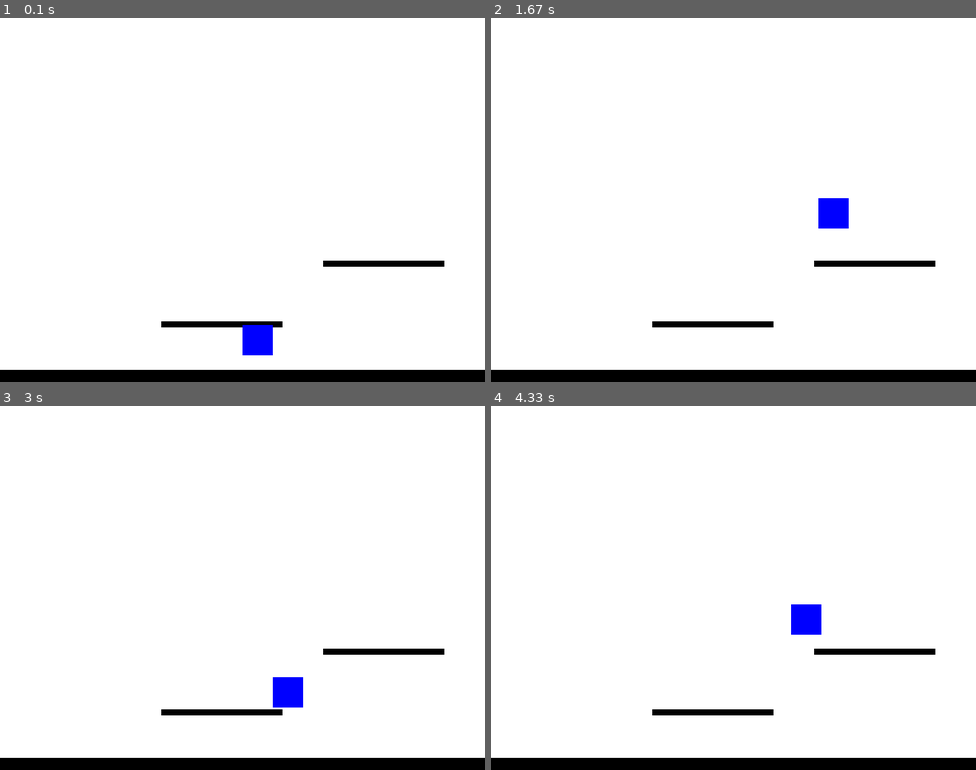
Above: before the commit, frames 1-4 (two rows, left to right).
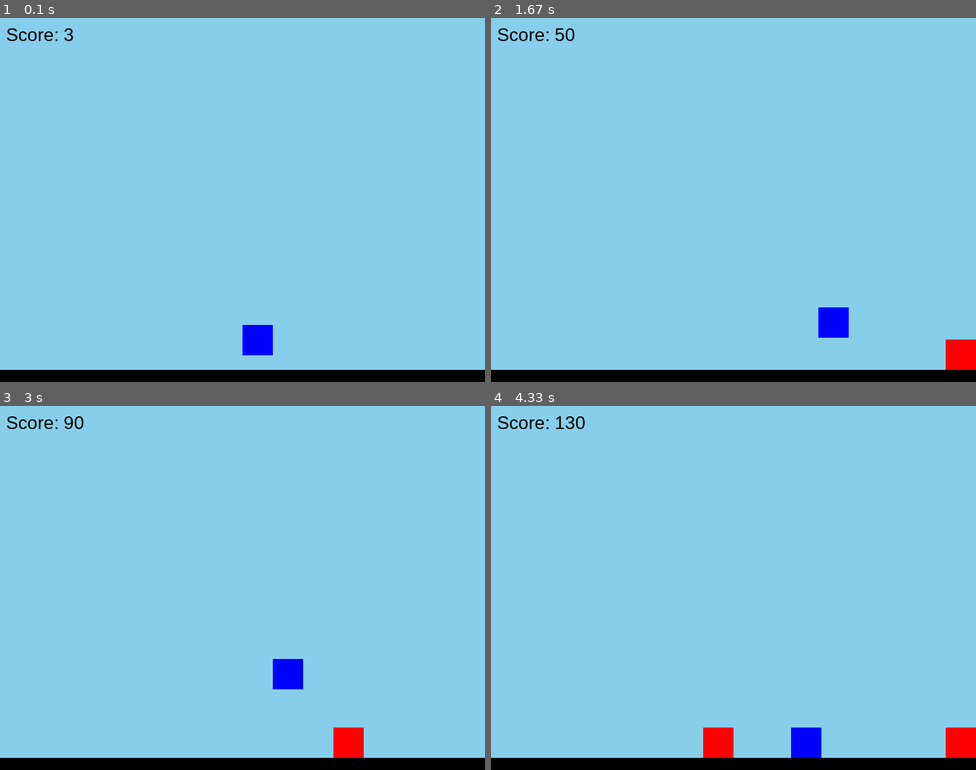
Above: after the commit, the same moments.

Repository: jakob07ffm/pygame-platformer
Game: pygame game, started from main.py
Same seed, same stepped clock (60 frames per second), same inputs: the game is played once before the commit and once after it.
Inputs:
- Up to frame 1 (0.1 s): no input
- Up to frame 2 (1.67 s): tap Space at 0.33, 0.73, 1.03, 1.23, 1.53 s; hold D 0.67-1.13 s; hold D 1.17-1.63 s
- Up to frame 3 (3 s): hold A 1.67-2.2 s; tap Space at 1.73, 2.03, 2.3, 2.6, 2.73 s; hold A 2.23-2.63 s; hold D from 2.67 s (still down)
- Up to frame 4 (4.33 s): tap Space at 3.03, 3.4, 3.7, 3.9, 4.2 s; release D at 3.3 s; hold A 3.33-3.8 s; hold D 3.83-4.3 s

The runs differ from the first frame. In frame 1, 96% of the frame differs, in the area x 0-100%, y 0-97%; in frame 2, 97%; in frame 3, 96%; in frame 4, 97%.

Commit message:
Update main.py

Diff:
--- a/main.py
+++ b/main.py
@@ -1,15 +1,18 @@
 import pygame
 import sys
+import random
 
 pygame.init()
 
 WIDTH, HEIGHT = 800, 600
 win = pygame.display.set_mode((WIDTH, HEIGHT))
-pygame.display.set_caption('Platformer')
+pygame.display.set_caption('Platformer with Obstacles')
 
 WHITE = (255, 255, 255)
 BLACK = (0, 0, 0)
 BLUE = (0, 0, 255)
+BG_COLOR = (135, 206, 235)
+RED = (255, 0, 0)
 
 clock = pygame.time.Clock()
 
@@ -18,15 +21,24 @@
 player_vel = [0, 0]
 player_speed = 5
 player_jump = -15
-player_on_ground = False
 player_jump_count = 0
 max_jumps = 2
+scroll_speed = 5
 
-platforms = [
-    [0, HEIGHT - 20, WIDTH, 20],
-    [WIDTH // 3, HEIGHT - 100, 200, 10],
-    [WIDTH * 2 // 3, HEIGHT - 200, 200, 10]
+floor = [0, HEIGHT - 20, WIDTH, 20]
+obstacles = [
+    [WIDTH + 200, HEIGHT - 70, 50, 50],
+    [WIDTH + 600, HEIGHT - 70, 50, 50],
+    [WIDTH + 1000, HEIGHT - 70, 50, 50],
 ]
+
+score = 0
+font = pygame.font.SysFont('Arial', 30)
+
+def generate_obstacle():
+    x = random.randint(WIDTH, WIDTH + 400)
+    y = HEIGHT - 70
+    return [x, y, 50, 50]
 
 running = True
 while running:
@@ -39,7 +51,7 @@
         player_pos[0] -= player_speed
     if keys[pygame.K_d]:
         player_pos[0] += player_speed
-    if keys[pygame.K_SPACE] and player_jump_count <= max_jumps:
+    if keys[pygame.K_SPACE] and player_jump_count < max_jumps:
         player_vel[1] = player_jump
         player_jump_count += 1
 
@@ -53,15 +65,25 @@
 
     player_on_ground = False
 
-    for platform in platforms:
-        if (player_pos[1] + player_size >= platform[1] and
-                player_pos[1] + player_size - player_vel[1] <= platform[1] and
-                player_pos[0] + player_size > platform[0] and
-                player_pos[0] < platform[0] + platform[2]):
-            player_pos[1] = platform[1] - player_size
-            player_vel[1] = 0
-            player_on_ground = True
-            player_jump_count = 0
+    if (player_pos[1] + player_size >= floor[1] and
+            player_pos[1] + player_size - player_vel[1] <= floor[1] and
+            player_pos[0] + player_size > floor[0] and
+            player_pos[0] < floor[0] + floor[2]):
+        player_pos[1] = floor[1] - player_size
+        player_vel[1] = 0
+        player_on_ground = True
+        player_jump_count = 0
+
+    for obstacle in obstacles:
+        if (player_pos[1] + player_size >= obstacle[1] and
+                player_pos[1] <= obstacle[1] + obstacle[3] and
+                player_pos[0] + player_size > obstacle[0] and
+                player_pos[0] < obstacle[0] + obstacle[2]):
+            if player_vel[1] > 0:
+                player_vel[1] = 0
+                player_pos[1] = obstacle[1] - player_size
+            else:
+                player_pos[0] = obstacle[0] - player_size
 
     if player_pos[1] > HEIGHT - player_size:
         player_pos[1] = HEIGHT - player_size
@@ -69,12 +91,28 @@
         player_on_ground = True
         player_jump_count = 0
 
-    win.fill(WHITE)
+    for obstacle in obstacles:
+        obstacle[0] -= scroll_speed
 
-    for platform in platforms:
-        pygame.draw.rect(win, BLACK, platform)
+    for obstacle in obstacles:
+        if obstacle[0] + obstacle[2] < 0:
+            obstacles.remove(obstacle)
+            new_obstacle = generate_obstacle()
+            obstacles.append(new_obstacle)
+
+    score += 1
+
+    win.fill(BG_COLOR)
+
+    pygame.draw.rect(win, BLACK, floor)
+
+    for obstacle in obstacles:
+        pygame.draw.rect(win, RED, obstacle)
 
     pygame.draw.rect(win, BLUE, (*player_pos, player_size, player_size))
+
+    score_text = font.render(f'Score: {score}', True, BLACK)
+    win.blit(score_text, (10, 10))
 
     pygame.display.flip()
 
